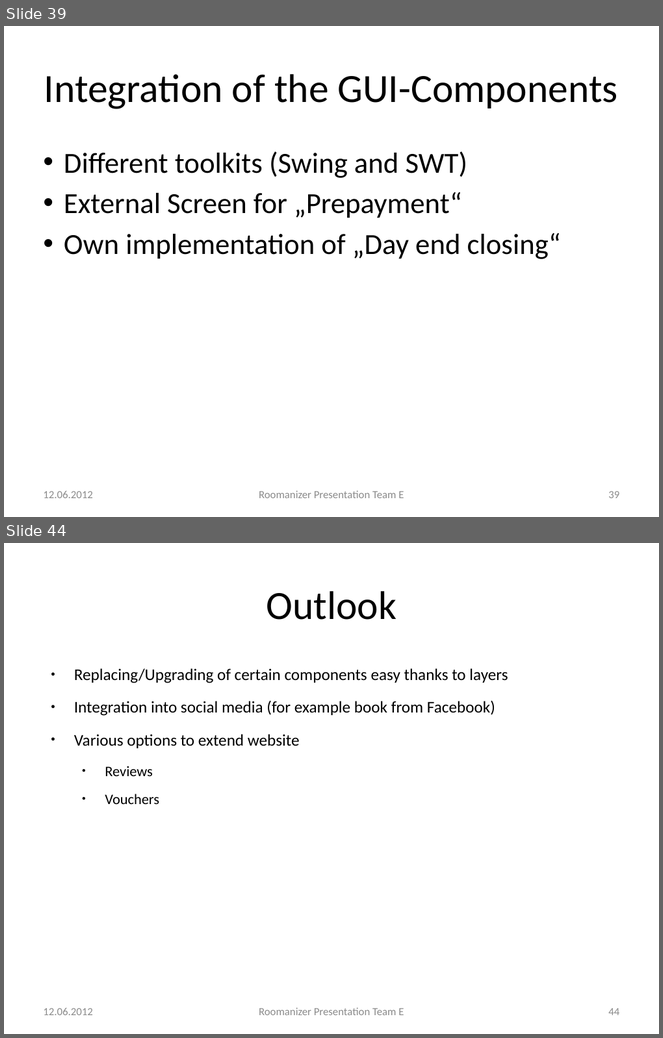
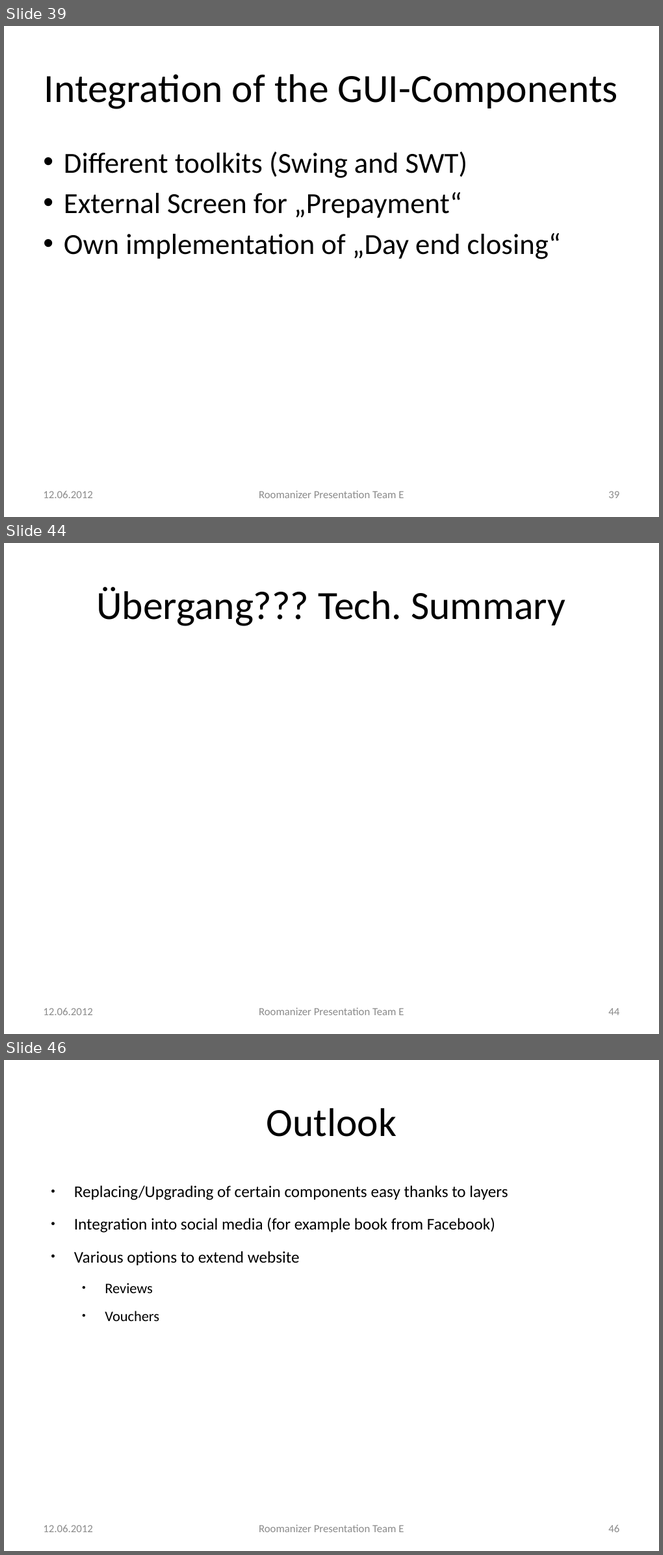
Before and after one commit to markusmo/HotelSoftware, a slide deck: Documentation/Praesentation/PresentationRoomanizer.pptx. Shown one above the other, each under a label of ours: slides 39 and 44 before the commit, slides 39, 44 and 46 after it; the slides between them are not shown. The pictures are 663x1038 and 663x1555 pixels, drawn with LibreOffice and Linux fonts; fonts in the diff are those of the drawing. Boxes give left, top, right and bottom in pixels: in the first picture for what was removed or moved away, otherwise in the second. Text is boxed around its words. In the diff, an @@ line names an element or a change of style, - is before the commit and + after.

```diff
--- a/Documentation/Praesentation/PresentationRoomanizer.pptx
+++ b/Documentation/Praesentation/PresentationRoomanizer.pptx
@@ slide 44 added at bbox=[4, 543, 659, 1034], background #FFFFFF @@
@@ title added at bbox=[96, 587, 566, 626], 44 pt, text #000000 @@
+Übergang??? Tech. Summary
@@ text added at bbox=[43, 1008, 92, 1016], 12 pt, text #8C8C8C @@
+12.06.2012
@@ text added at bbox=[259, 1008, 404, 1016], 12 pt, text #8C8C8C @@
+Roomanizer Presentation Team E
@@ page number added at bbox=[608, 1008, 620, 1016], 12 pt, text #8C8C8C @@
+44
@@ what was slide 44 is now slide 46 @@
@@ page number at bbox=[608, 1525, 620, 1533]: text changed @@
-44
+46
```
Also in this commit, not shown: 5 slides changed, 1 other slide added, 1 other file.
